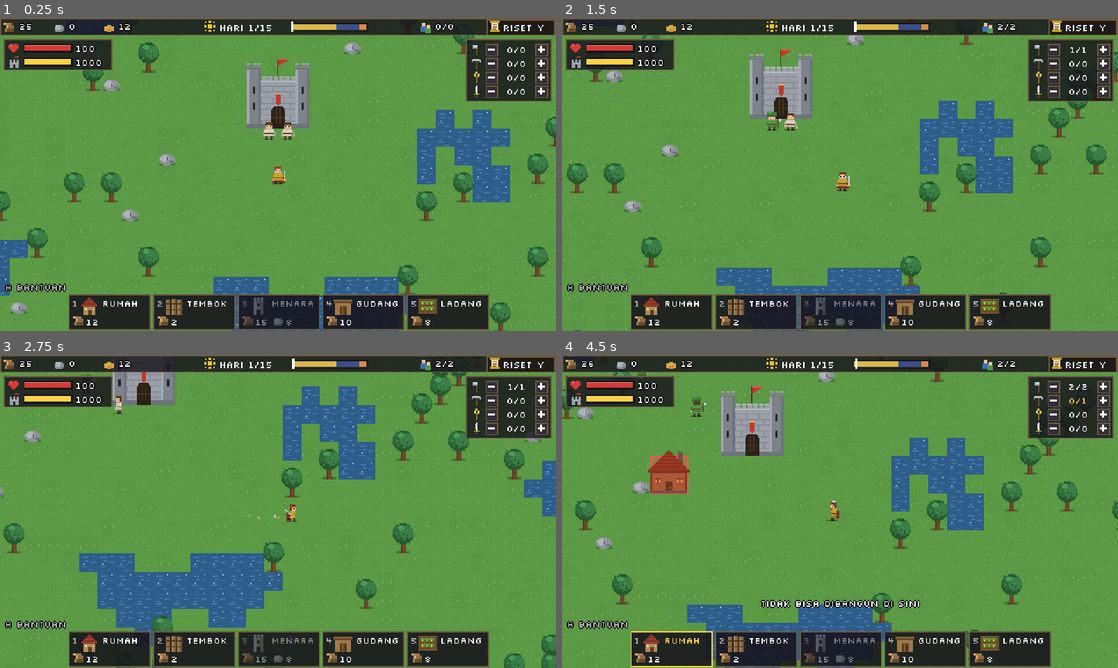
Above: before the commit, frames 1-4 (two rows, left to right).
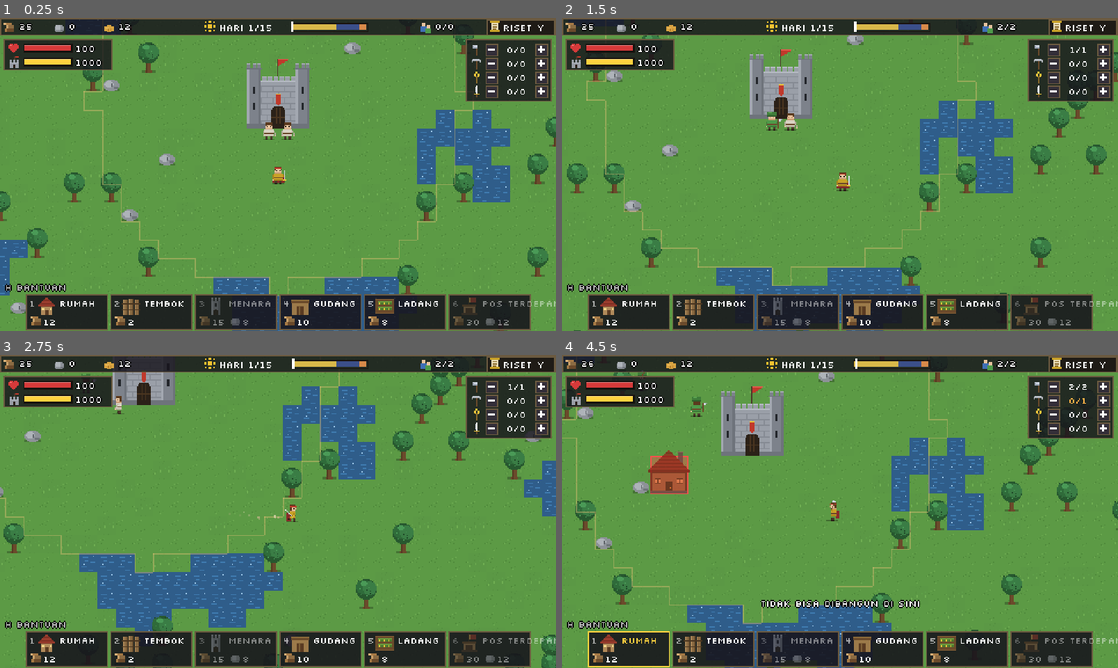
Above: after the commit, the same moments.

Repository: shimleabyte/hold-the-keep
Game: Godot game, scene res://scenes/main.tscn
The game is run twice, just before and just after one commit, with the same random seed, the same clock (stepped at 60 frames per second) and the same inputs.
Inputs (mouse positions are in pixels of both pictures, inside the frame that each line leads up to):
- Up to frame 1 (0.25 s): no input
- Up to frame 2 (1.5 s): tap Enter at 0.5 s; move the mouse to (962, 158) at 0.52 s; hold D (move_right) 0.53-1.28 s; hold F (attack) 0.53-1.28 s; click (962, 158) at 0.67 s; tap Space at 0.77 s; move the mouse to (728, 190) at 1.27 s; hold S (move_down) from 1.28 s (still down); tap E (interact) at 1.35 s
- Up to frame 3 (2.75 s): tap Space at 1.52 s; move the mouse to (333, 442) at 2.02 s; release S (move_down) at 2.03 s; hold D (move_right) from 2.03 s (still down); hold Shift (sprint) from 2.03 s (still down)
- Up to frame 4 (4.5 s): move the mouse to (812, 574) at 2.77 s; release D (move_right) at 2.78 s; release Shift (sprint) at 2.78 s; hold W (move_up) 2.78-3.53 s; tap 1 at 2.85 s; click (812, 574) at 2.92 s; tap Space at 3.02, 3.77 s; move the mouse to (1006, 558) at 3.52 s; hold A (move_left) from 3.53 s (still down); tap T at 3.6 s; move the mouse to (673, 464) at 4.27 s; tap M at 4.35 s

The runs differ from the first frame. In frame 1, 5.3% of the frame differs, in the area x 4-100%, y 5-100%; in frame 2, 5.4%; in frame 3, 5.2%; in frame 4, 5.4%, in the area x 0-100%, y 5-100%.

Commit message:
Add territorial claims and frontier outposts

Diff:
--- /dev/null
+++ b/assets/sprites/icon_outpost.svg
@@ -0,0 +1,9 @@
+<svg xmlns="http://www.w3.org/2000/svg" width="16" height="16" viewBox="0 0 16 16" shape-rendering="crispEdges">
+<rect x="7" y="0" width="1" height="10" fill="#4a3520"/>
+<rect x="8" y="1" width="6" height="4" fill="#a33b2d"/>
+<rect x="8" y="1" width="1" height="4" fill="#d9a84f"/>
+<rect x="2" y="7" width="12" height="2" fill="#6b4a2b"/>
+<rect x="3" y="9" width="10" height="5" fill="#a27a4d"/>
+<rect x="5" y="10" width="6" height="4" fill="#4c3422"/>
+<rect x="1" y="14" width="14" height="2" fill="#4b3828"/>
+</svg>
--- /dev/null
+++ b/assets/sprites/outpost.svg
@@ -0,0 +1,18 @@
+<svg xmlns="http://www.w3.org/2000/svg" width="40" height="42" viewBox="0 0 40 42" shape-rendering="crispEdges">
+<rect x="18" y="2" width="3" height="26" fill="#4a3520"/>
+<rect x="21" y="4" width="10" height="7" fill="#a33b2d"/>
+<rect x="21" y="4" width="2" height="7" fill="#d9a84f"/>
+<rect x="23" y="11" width="8" height="1" fill="#6b2b23"/>
+<rect x="5" y="17" width="30" height="4" fill="#6b4a2b"/>
+<rect x="3" y="21" width="34" height="4" fill="#9a7548"/>
+<rect x="5" y="25" width="30" height="13" fill="#a27a4d"/>
+<rect x="5" y="25" width="30" height="2" fill="#c29a5f"/>
+<rect x="5" y="27" width="3" height="11" fill="#6b4a2b"/>
+<rect x="32" y="27" width="3" height="11" fill="#6b4a2b"/>
+<rect x="8" y="29" width="24" height="2" fill="#8a633d"/>
+<rect x="8" y="34" width="24" height="2" fill="#8a633d"/>
+<rect x="16" y="29" width="8" height="9" fill="#4c3422"/>
+<rect x="18" y="30" width="2" height="8" fill="#8b663c"/>
+<rect x="2" y="38" width="36" height="3" fill="#4b3828"/>
+<rect x="5" y="21" width="30" height="1" fill="#d2ad70"/>
+</svg>
--- a/data/buildings.json
+++ b/data/buildings.json
@@ -6,6 +6,7 @@
    "range": 96, "damage": 12, "fire_interval": 0.9},
   {"id": "storage", "name": "Gudang", "size": [3, 2], "cost": {"wood": 10},              "hp": 120, "color": "#9c7a4a", "depot": true},
   {"id": "farm",    "name": "Ladang", "size": [3, 2], "cost": {"wood": 8},               "hp": 100, "color": "#6a8f3a", "workers": 2},
+  {"id": "outpost", "name": "Pos Terdepan", "short": "POS", "size": [2, 2], "cost": {"wood": 30, "stone": 12}, "hp": 240, "color": "#a27a4d", "claim_radius": 9.0},
   {"id": "stone_wall", "name": "Tembok Batu", "short": "T.BATU", "size": [1, 1], "cost": {"stone": 3}, "hp": 300, "color": "#8a8f98", "locked": true},
   {"id": "forge",      "name": "Tempa",       "size": [2, 2], "cost": {"wood": 30, "stone": 40}, "hp": 200, "color": "#6e737b", "locked": true}
 ]
--- a/scripts/autoload/events.gd
+++ b/scripts/autoload/events.gd
@@ -8,6 +8,7 @@
 signal building_placed(id: String, cell: Vector2i)
 signal building_removed(id: String, cell: Vector2i)
 signal building_destroyed(id: String, cell: Vector2i)
+signal territory_changed(claimed_tiles: int)
 signal build_feedback(text: String)
 signal player_hp_changed(hp: int, max_hp: int)
 signal keep_hp_changed(hp: int, max_hp: int)
--- a/scripts/entities/building.gd
+++ b/scripts/entities/building.gd
@@ -11,6 +11,7 @@
     "farm": preload("res://assets/sprites/farm.svg"),
     "stone_wall": preload("res://assets/sprites/stone_wall.svg"),
     "forge": preload("res://assets/sprites/forge.svg"),
+    "outpost": preload("res://assets/sprites/outpost.svg"),
 }
 const ARROW_SCRIPT := preload("res://scripts/entities/arrow.gd")
 
--- a/scripts/main.gd
+++ b/scripts/main.gd
@@ -1,6 +1,7 @@
 extends Node2D
 
 const WORLD_SCRIPT := preload("res://scripts/world/world_map.gd")
+const TERRITORY_SCRIPT := preload("res://scripts/systems/territory.gd")
 const PLAYER_SCRIPT := preload("res://scripts/entities/player.gd")
 const BUILD_SCRIPT := preload("res://scripts/systems/build_system.gd")
 const FLOW_SCRIPT := preload("res://scripts/systems/flow_field.gd")
@@ -17,6 +18,7 @@
 const KEEP_CELL := Vector2i(31, 29)
 
 var world
+var territory
 var player
 var build
 var flow
@@ -36,6 +38,10 @@
 
     world = WORLD_SCRIPT.new()
     add_child(world)
+
+    territory = TERRITORY_SCRIPT.new()
+    territory.world = world
+    world.add_child(territory)
 
     add_child_to_world_fx()
     player = PLAYER_SCRIPT.new()
@@ -70,6 +76,7 @@
     build = BUILD_SCRIPT.new()
     build.world = world
     build.player = player
+    build.territory = territory
     add_child(build)
 
     add_child(HUD_SCRIPT.new())
--- a/scripts/systems/build_system.gd
+++ b/scripts/systems/build_system.gd
@@ -9,6 +9,7 @@
 
 var world  # world_map.gd
 var player: Node2D
+var territory
 
 var active := ""
 
@@ -93,6 +94,10 @@
                 return "Tidak bisa dibangun di sini"
             if world.occupied.has(cell):
                 return "Terhalang"
+    if territory != null and not territory.can_place(id, c, size):
+        if id == "outpost":
+            return "Pos Terdepan harus terhubung ke wilayah sendiri"
+        return "Di luar wilayah. Bangun Pos Terdepan di perbatasan"
     var rect := Rect2(Vector2(c) * TILE, Vector2(size) * TILE)
     if player != null:
         if rect.grow(6).has_point(player.global_position + Vector2(0, -4)):
--- /dev/null
+++ b/scripts/systems/territory.gd
@@ -0,0 +1,105 @@
+extends Node2D
+## Territory claims projected from the Keep and Outposts onto the world grid.
+
+const TILE_SIZE := 16
+const MAP_SIZE := 64
+const KEEP_RADIUS := 10.0
+
+var world
+var claimed_cells: Dictionary = {}
+var _dirty := true
+
+
+func _ready() -> void:
+    z_index = 1
+    Events.building_placed.connect(_mark_dirty)
+    Events.building_removed.connect(_mark_dirty)
+    Events.building_destroyed.connect(_mark_dirty)
+
+
+func _mark_dirty(_id: String, _cell: Vector2i) -> void:
+    _dirty = true
+
+
+func _physics_process(_delta: float) -> void:
+    if _dirty:
+        rebuild()
+
+
+func rebuild() -> void:
+    _dirty = false
+    var next: Dictionary = {}
+    for building in get_tree().get_nodes_in_group("buildings"):
+        if not is_instance_valid(building):
+            continue
+        var fallback := KEEP_RADIUS if building.id == "keep" else 0.0
+        var radius := float(building.data.get("claim_radius", fallback))
+        if radius <= 0.0:
+            continue
+        var center := Vector2(building.cell) + Vector2(building.size) / 2.0
+        var min_x := maxi(0, floori(center.x - radius))
+        var max_x := mini(MAP_SIZE - 1, ceili(center.x + radius))
+        var min_y := maxi(0, floori(center.y - radius))
+        var max_y := mini(MAP_SIZE - 1, ceili(center.y + radius))
+        for y in range(min_y, max_y + 1):
+            for x in range(min_x, max_x + 1):
+                var tile_center := Vector2(x + 0.5, y + 0.5)
+                if tile_center.distance_squared_to(center) <= radius * radius:
+                    next[Vector2i(x, y)] = true
+    claimed_cells = next
+    Events.territory_changed.emit(claimed_cells.size())
+    queue_redraw()
+
+
+func _ensure_current() -> void:
+    if _dirty:
+        rebuild()
+
+
+func is_claimed(cell: Vector2i) -> bool:
+    _ensure_current()
+    return claimed_cells.has(cell)
+
+
+## Outposts must touch the existing frontier. Other buildings must fit entirely inside claims.
+func can_place(id: String, anchor: Vector2i, size: Vector2i) -> bool:
+    _ensure_current()
+    if id == "outpost":
+        for y in range(size.y):
+            for x in range(size.x):
+                if _touches_claim(anchor + Vector2i(x, y)):
+                    return true
+        return false
+    for y in range(size.y):
+        for x in range(size.x):
+            if not claimed_cells.has(anchor + Vector2i(x, y)):
+                return false
+    return true
+
+
+func _touches_claim(cell: Vector2i) -> bool:
+    for y in range(-1, 2):
+        for x in range(-1, 2):
+            if claimed_cells.has(cell + Vector2i(x, y)):
+                return true
+    return false
+
+
+func _draw() -> void:
+    if _dirty or claimed_cells.is_empty():
+        return
+    var border := Color("#e3bf75")
+    border.a = 0.42
+    for cell in claimed_cells:
+        var left := float(cell.x * TILE_SIZE)
+        var top := float(cell.y * TILE_SIZE)
+        var right := left + TILE_SIZE
+        var bottom := top + TILE_SIZE
+        if not claimed_cells.has(cell + Vector2i(0, -1)):
+            draw_line(Vector2(left, top), Vector2(right, top), border, 1.0)
+        if not claimed_cells.has(cell + Vector2i(0, 1)):
+            draw_line(Vector2(left, bottom), Vector2(right, bottom), border, 1.0)
+        if not claimed_cells.has(cell + Vector2i(-1, 0)):
+            draw_line(Vector2(left, top), Vector2(left, bottom), border, 1.0)
+        if not claimed_cells.has(cell + Vector2i(1, 0)):
+            draw_line(Vector2(right, top), Vector2(right, bottom), border, 1.0)
--- a/scripts/ui/hud.gd
+++ b/scripts/ui/hud.gd
@@ -26,6 +26,7 @@
     "tech": preload("res://assets/sprites/icon_tech.svg"),
     "stone_wall": preload("res://assets/sprites/icon_stone_wall.svg"),
     "forge": preload("res://assets/sprites/icon_forge.svg"),
+    "outpost": preload("res://assets/sprites/icon_outpost.svg"),
 }
 const JOBS := ["woodcutter", "miner", "farmer", "soldier"]
 const JOB_ICONS := {"woodcutter": "axe", "miner": "pick", "farmer": "wheat", "soldier": "sword"}
@@ -41,7 +42,7 @@
     ["Y", "TEKNOLOGI (RISET)"],
     ["E / SPASI", "TEBANG, TAMBANG"],
     ["F / KLIK", "SERANG"],
-    ["1-5", "PILIH BANGUNAN"],
+    ["1-6", "PILIH BANGUNAN"],
     ["KLIK KIRI", "PASANG BANGUNAN"],
     ["KLIK KANAN", "BATAL / BONGKAR"],
     ["T M K R", "TAMBAH JOB"],
